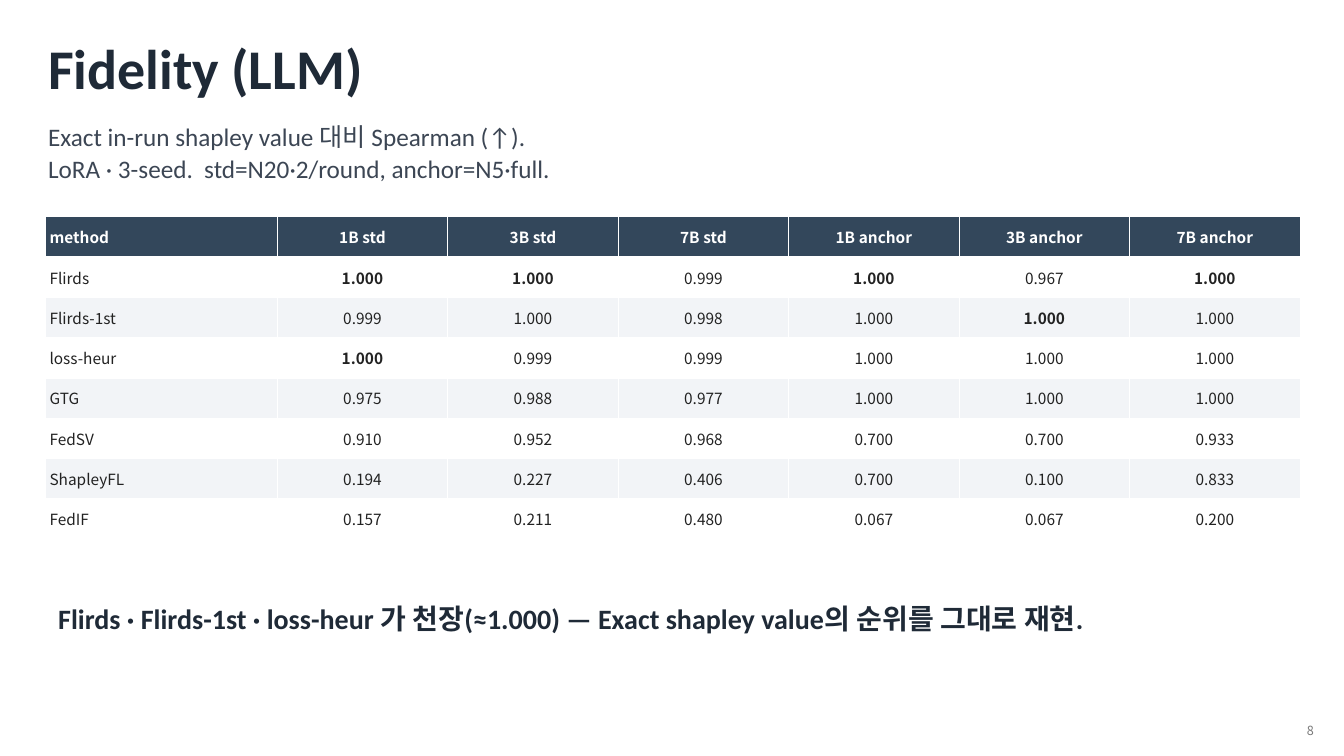
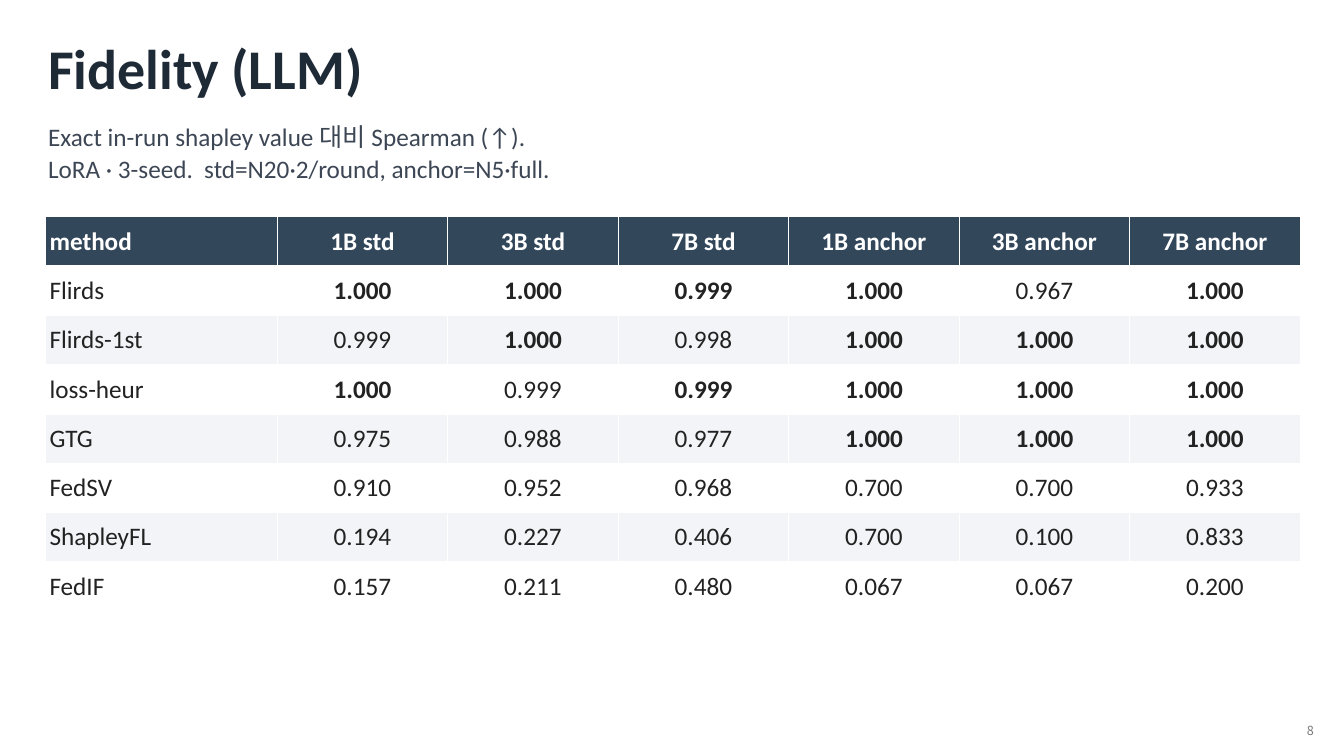
Before and after one commit to YongheeChoi/flirds, a slide deck: slide 8 of research-wiki/survey/presentations/flirds-seminar-intro/flirds-seminar-intro.pptx. Drawn at 1344x756 pixels with LibreOffice and Linux fonts; fonts in the diff are those of the drawing. Boxes give left, top, right and bottom in pixels: in the first picture for what was removed or moved away, otherwise in the second. Text is boxed around its words. In the diff, an @@ line names an element or a change of style, - is before the commit and + after.

```diff
--- a/research-wiki/survey/presentations/flirds-seminar-intro/flirds-seminar-intro.pptx
+++ b/research-wiki/survey/presentations/flirds-seminar-intro/flirds-seminar-intro.pptx
@@ table at (x1=45, y1=217, x2=1300, y2=612) @@
@@ size 11 to 18 pt, font Noto Sans CJK KR to Calibri @@
@@ bold on in "0.999", "1.000", "1.000", "1.000" and 7 more places @@
@@ text removed at (x1=58, y1=605, x2=1083, y2=634) @@
-Flirds · Flirds-1st · loss-heur 가 천장(≈1.000) — Exact shapley value의 순위를 그대로 재현.
```
Also in this commit, not shown: 4 other slides changed, 4 slides removed.
